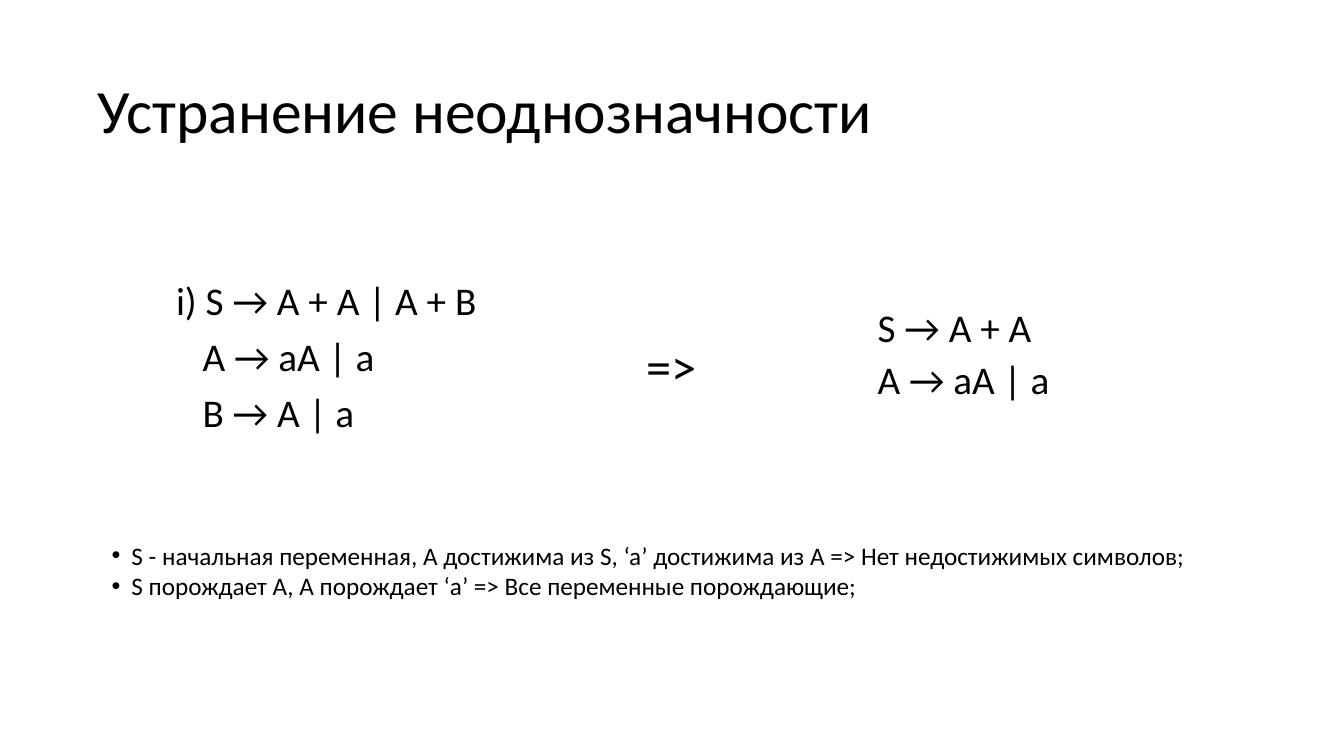
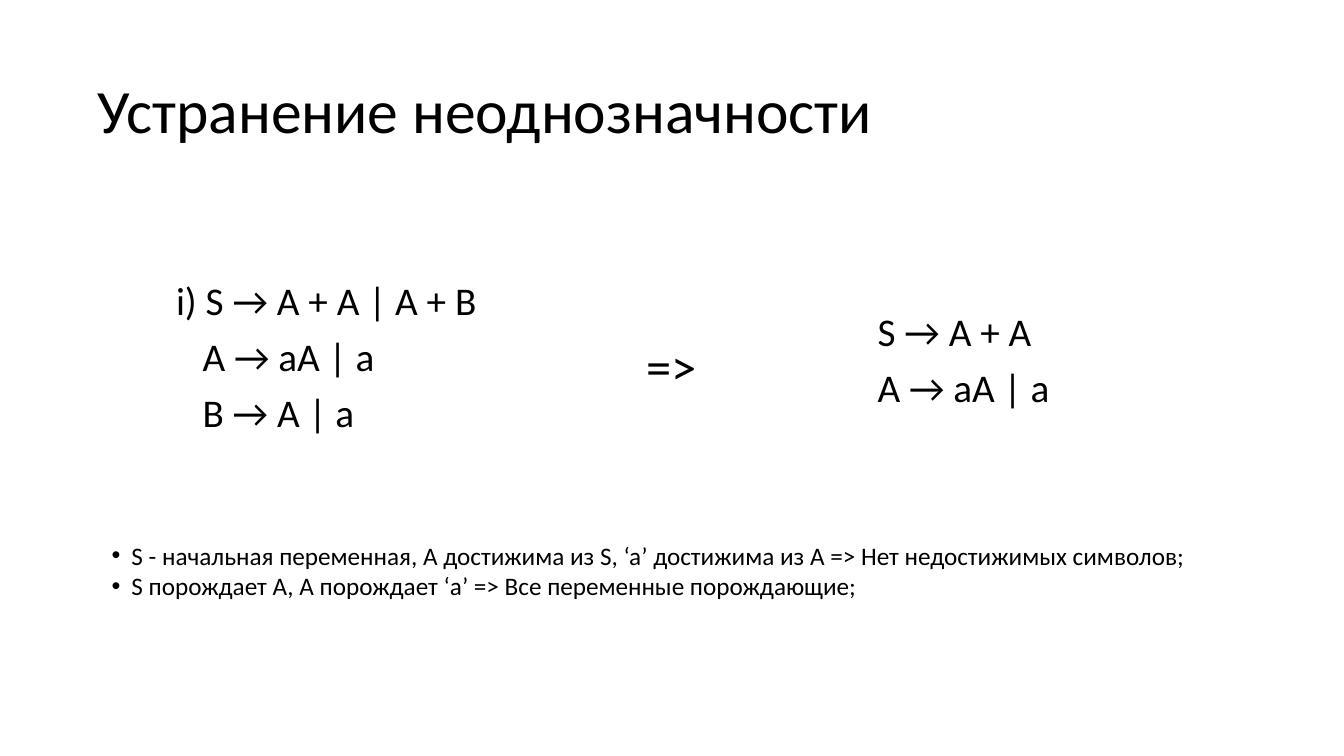
Before and after one commit to goddamnteam/korzun, a slide deck: slide 10 of task6.pptx (slide 7 before the commit). Drawn at 1344x756 pixels with LibreOffice and Linux fonts; fonts in the diff are those of the drawing. Boxes give left, top, right and bottom in pixels: in the first picture for what was removed or moved away, otherwise in the second. Text is boxed around its words. In the diff, an @@ line names an element or a change of style, - is before the commit and + after.

```diff
--- a/task6.pptx
+++ b/task6.pptx
@@ text "S → A + A" at (x1=878, y1=320, x2=1050, y2=403): line spacing 0.8 to 0.9 @@
```
Also in this commit, not shown: 7 other slides changed, 3 slides added.
